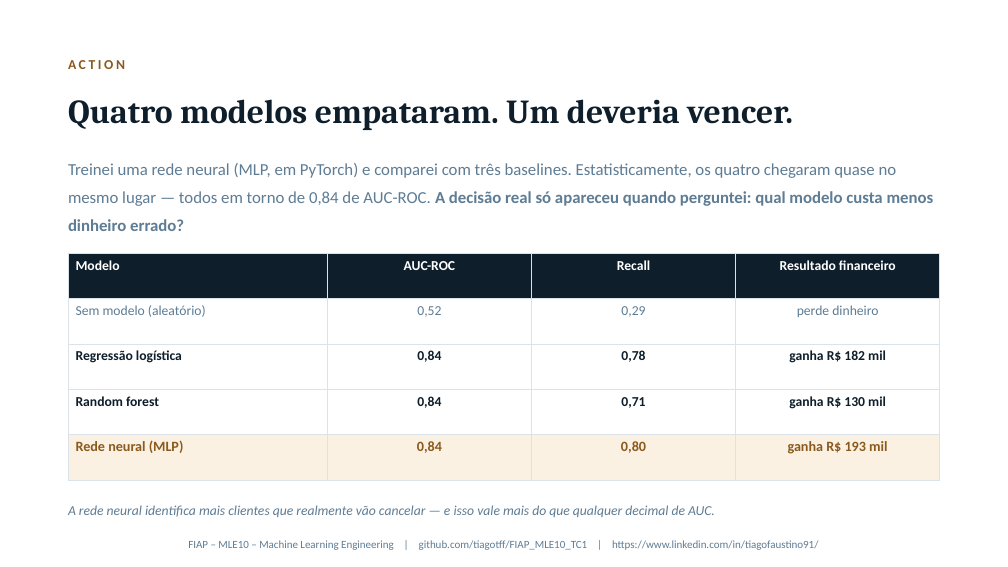
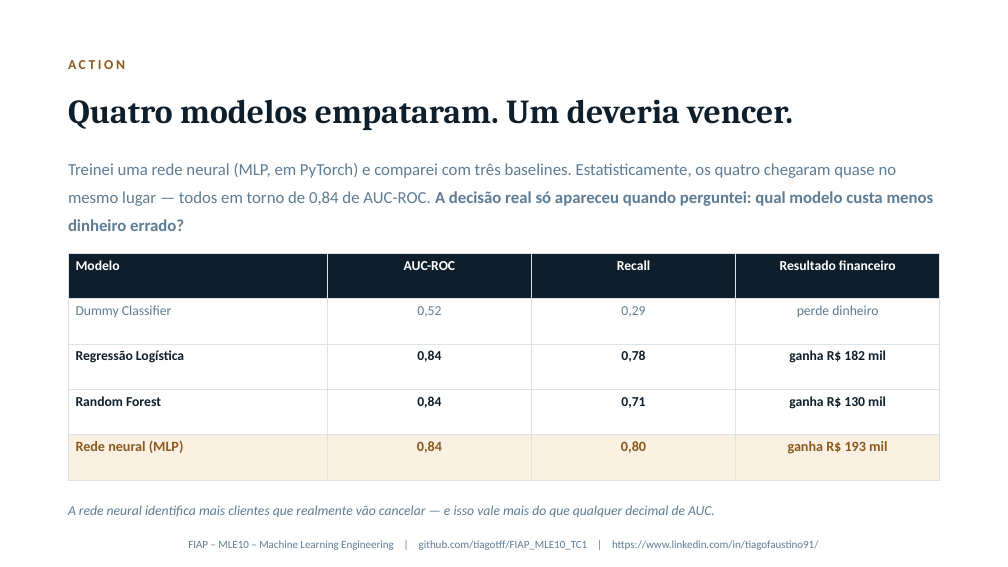
Before and after one commit to tiagotff/FIAP_MLE10_TC1, a slide deck: slide 4 of docs/Apresentacao_Tech_Challenge_1_MLE10_Churn.pptx. Drawn at 1008x567 pixels with LibreOffice and Linux fonts; fonts in the diff are those of the drawing. Boxes give left, top, right and bottom in pixels: in the first picture for what was removed or moved away, otherwise in the second. Text is boxed around its words. In the diff, an @@ line names an element or a change of style, - is before the commit and + after.

Commit message:
docs: atualizar apresentacao STAR (pptx e pdf) com versao revisada

```diff
--- a/docs/Apresentacao_Tech_Challenge_1_MLE10_Churn.pptx
+++ b/docs/Apresentacao_Tech_Challenge_1_MLE10_Churn.pptx
@@ table at (68, 253, 940, 480) @@
-row 2, column 1: Sem modelo (aleatório)
+row 2, column 1: Dummy Classifier
-row 3, column 1: Regressão logística
+row 3, column 1: Regressão Logística
-row 4, column 1: Random forest
+row 4, column 1: Random Forest
```
Also in this commit, not shown: 1 other file.
